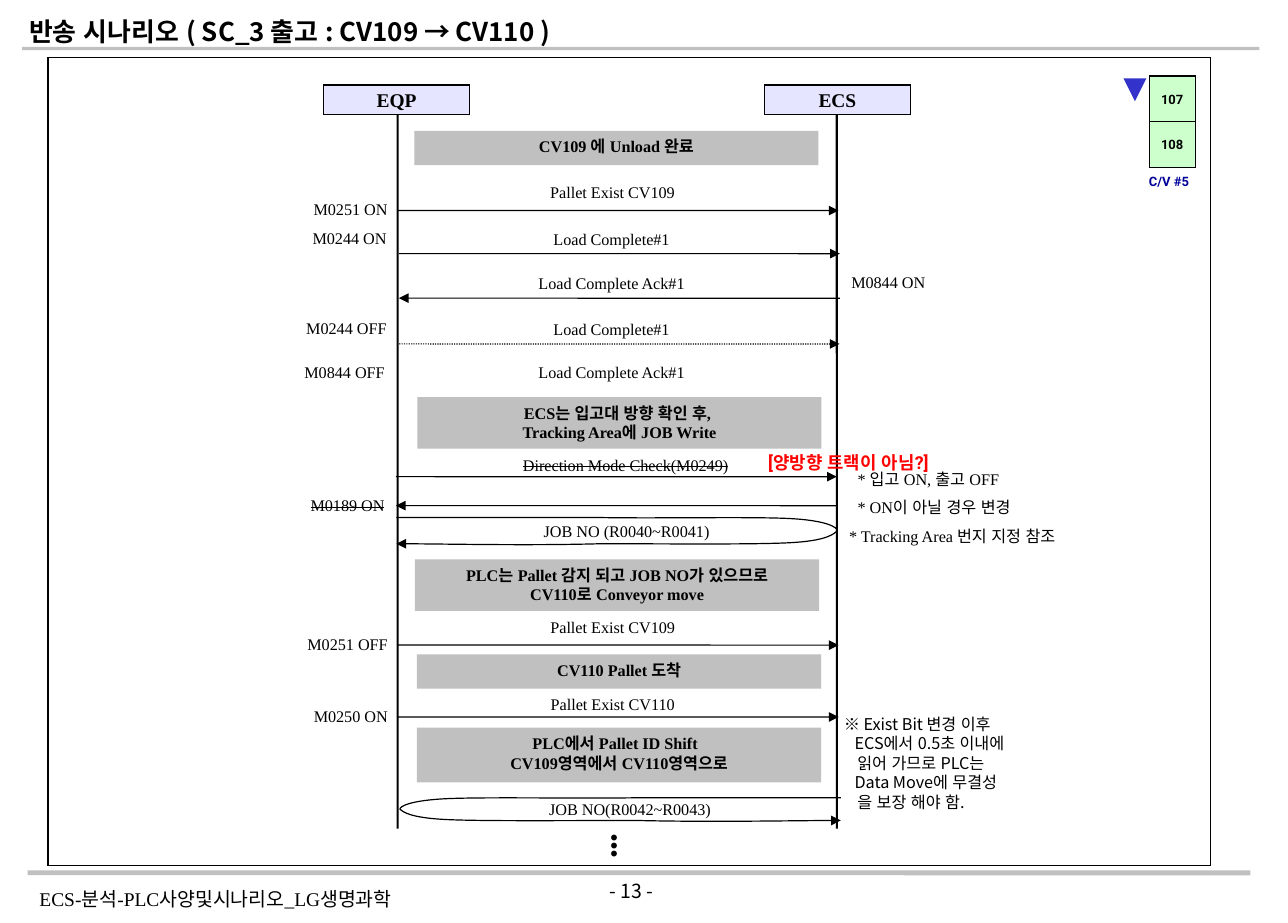
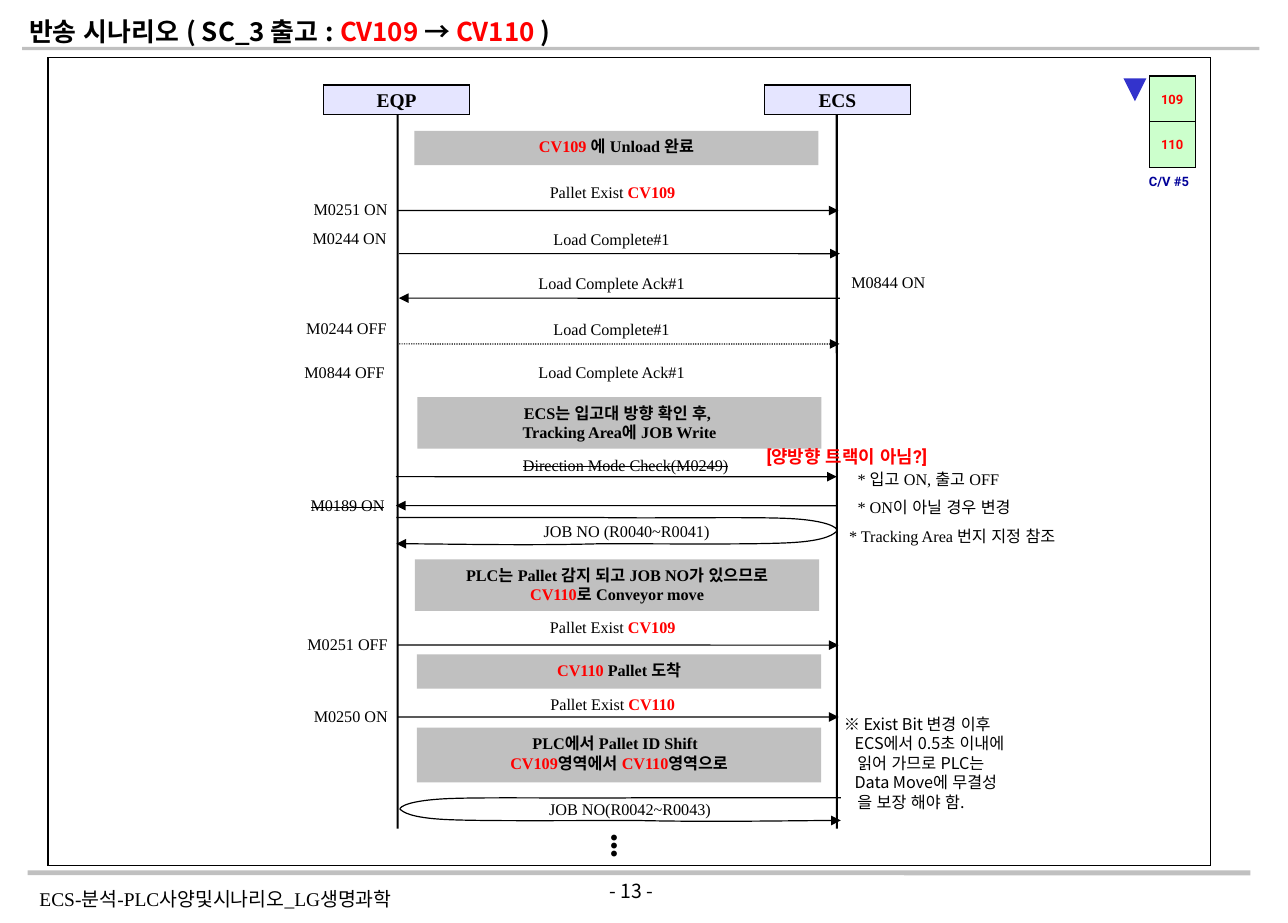
Before and after one commit to yeorijby-coder/LGLS_ALL, a slide deck: slide 13 of 260818_ECS-분석-PLC사양및시나리오_LG생명과학_V1.2_20260822.pptx. Drawn at 1288x923 pixels with LibreOffice and Linux fonts; fonts in the diff are those of the drawing. Boxes give left, top, right and bottom in pixels: in the first picture for what was removed or moved away, otherwise in the second. Text is boxed around its words. In the diff, an @@ line names an element or a change of style, - is before the commit and + after.

```diff
--- a/260818_ECS-분석-PLC사양및시나리오_LG생명과학_V1.2_20260822.pptx
+++ b/260818_ECS-분석-PLC사양및시나리오_LG생명과학_V1.2_20260822.pptx
@@ text "반송 시나리오 ( SC_3 출고 ..." at box(29, 19, 534, 45): text colour #000000 to #FF0000 in "CV109 CV110" @@
@@ text in rectangle at box(1161, 94, 1183, 104): text changed; text colour #000000 to #FF0000 @@
-107
+109
@@ rectangle "CV109 에 Unload 완료" at box(414, 131, 819, 165): text colour #000000 to #FF0000 in "CV109" @@
@@ text in rectangle at box(1161, 139, 1183, 149): text changed; text colour #000000 to #FF0000 @@
-108
+110
@@ text "Pallet Exist CV109" at box(550, 186, 676, 199): text colour #000000 to #FF0000, bold on in "CV109" @@
@@ text "[양방향 트랙이 아님?]": place and size @@
-text "[양방향 트랙이 아님?]" at box(768, 451, 929, 475)
+text "[양방향 트랙이 아님?]" at box(767, 445, 927, 469)
@@ text in rectangle at box(530, 587, 704, 604): text colour #000000 to #FF0000 in "CV110로" @@
@@ text "Pallet Exist CV109" at box(550, 621, 676, 634): text colour #000000 to #FF0000, bold on in "CV109" @@
@@ rectangle "CV110 Pallet 도착" at box(416, 655, 821, 688): text colour #000000 to #FF0000 in "CV110" @@
@@ text "Pallet Exist CV110" at box(550, 698, 675, 711): text colour #000000 to #FF0000, bold on in "CV110" @@
@@ text in rectangle at box(510, 756, 728, 771): text colour #000000 to #FF0000 in "CV109영역에서 CV110영역으로" @@
```
Also in this commit, not shown: 20 other slides changed.
